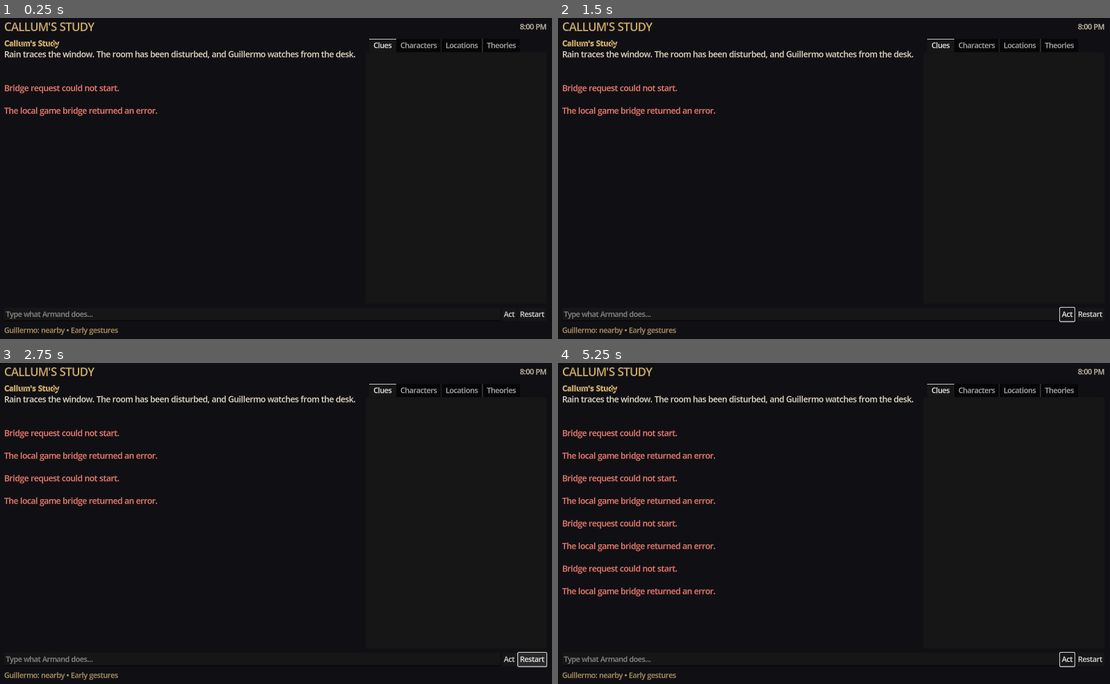
Above: before the commit, frames 1-4 (two rows, left to right).
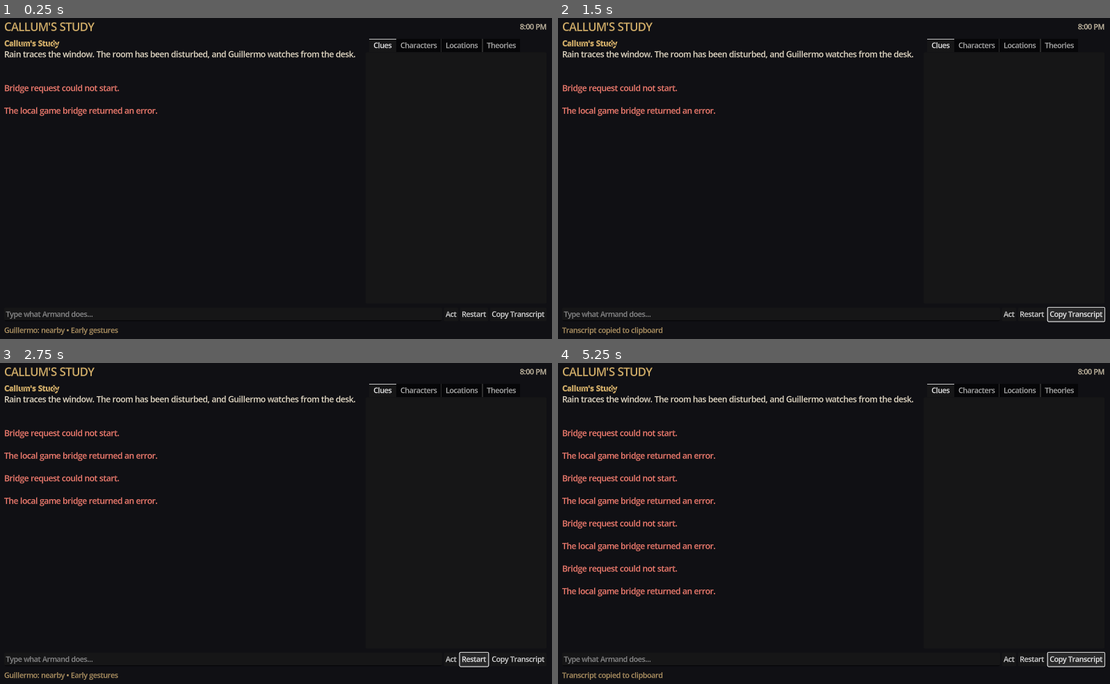
Above: after the commit, the same moments.

Repository: pjfournier/armand
Game: Godot game, scene res://Main.tscn
Two runs of this game, one before a commit and one after it. Both use one fixed random seed, a clock stepped at 60 frames per second and the inputs below.
Inputs (mouse positions are in pixels of both pictures, inside the frame that each line leads up to):
- Up to frame 1 (0.25 s): no input
- Up to frame 2 (1.5 s): click "Act" at 0.5 s; click (1076, 313) at 1.25 s, where only the run after the commit has a clickable "Copy Transcript"
- Up to frame 3 (2.75 s): click "Restart" at 2 s
- Up to frame 4 (5.25 s): click "Restart" at 2.75 s; click "Restart" at 3.5 s; click "Act" at 4.25 s; click (1076, 658) at 5 s, where only the run after the commit has a clickable "Copy Transcript"

The runs differ from the first frame. In frame 1, 0.2% of the frame differs, in the area x 80-99%, y 91-94%; in frame 2, 0.5%, in the area x 0-100%, y 90-99%; in frame 3, 0.3%; in frame 4, 0.5%.

Commit message:
Show and copy player actions in transcript

Diff:
--- a/godot/Main.gd
+++ b/godot/Main.gd
@@ -39,6 +39,7 @@
 	time_label = Label.new(); time_label.text = "8:00 PM"; time_label.add_theme_color_override("font_color", Color("d8ccb2")); header.add_child(time_label)
 	var body := HSplitContainer.new(); body.size_flags_vertical = Control.SIZE_EXPAND_FILL; body.split_offset = 820; root.add_child(body)
 	history = RichTextLabel.new(); history.bbcode_enabled = true; history.fit_content = false; history.scroll_active = tru …(314 unchanged characters)…
+	history.selection_enabled = true; history.context_menu_enabled = true; history.shortcut_keys_enabled = true
 	notebook_tabs = TabContainer.new(); notebook_tabs.custom_minimum_size.x = 390; body.add_child(notebook_tabs)
 	clue_text = make_rich_tab("Clues"); character_box = VBoxContainer.new(); character_box.name = "Characters"; notebook_tabs.add_child(character_box); location_text = make_rich_tab("Locations")
 	var theory_panel := VBoxContainer.new(); theory_panel.name = "Theories"; notebook_tabs.add_child(theory_panel)
@@ -52,6 +53,7 @@
 	input = LineEdit.new(); input.placeholder_text = "Type what Armand does..."; input.size_flags_horizontal = Control.SIZE_EXPAND_FILL; input.text_submitted.connect(func(_t): submit_action()); controls.add_child(input)
 	submit = Button.new(); submit.text = "Act"; submit.pressed.connect(submit_action); controls.add_child(submit)
 	var restart := Button.new(); restart.text = "Restart"; restart.pressed.connect(func(): call_api("/session/reset", HTTPClient.METHOD_POST, {}, "reset")); controls.add_child(restart)
+	var copy_transcript := Button.new(); copy_transcript.text = "Copy Transcript"; copy_transcript.pressed.connect(_copy_transcript); controls.add_child(copy_transcript)
 	status_label = Label.new(); status_label.text = "Guillermo: nearby • Early gestures"; status_label.add_theme_color_override("font_color", Color("b89a67")); root.add_child(status_label)
 	end_panel = PanelContainer.new(); end_panel.visible = false; end_panel.position = Vector2(390, 260); end_panel.size = Vector2(500, 170); add_child(end_panel)
 	var end_box := VBoxContainer.new(); end_panel.add_child(end_box); end_label = Label.new(); end_label.horizontal_alignment = HORIZONTAL_ALIGNMENT_CENTER; end_label.add_theme_font_size_override("font_size", 24); end_box.add_child(end_label)
@@ -64,6 +66,8 @@
 func submit_action() -> void:
 	var text := input.text.strip_edges()
 	if text.is_empty() or request.get_http_client_status() != HTTPClient.STATUS_DISCONNECTED: return
+	history.append_text("\n[color=#d1ad68][b]> " + escape_bbcode(text) + "[/b][/color]\n")
+	history.scroll_to_line(history.get_line_count())
 	input.clear(); set_busy(true); call_api("/action", HTTPClient.METHOD_POST, {"text": text}, "action")
 
 func call_api(path: String, method: HTTPClient.Method, payload: Dictionary, kind: String) -> void:
@@ -112,3 +116,10 @@
 func _link_clue() -> void:
 	if theory_picker.item_count == 0 or clue_picker.item_count == 0: return
 	call_api("/notebook/theory/link", HTTPClient.METHOD_POST, {"theory_id": theory_picker.get_selected_metadata(), "entity_type": "clue", "entity_id": clue_picker.get_selected_metadata()}, "link")
+
+func _copy_transcript() -> void:
+	DisplayServer.clipboard_set(history.get_parsed_text())
+	status_label.text = "Transcript copied to clipboard"
+
+func escape_bbcode(value: String) -> String:
+	return value.replace("[", "[lb]")
